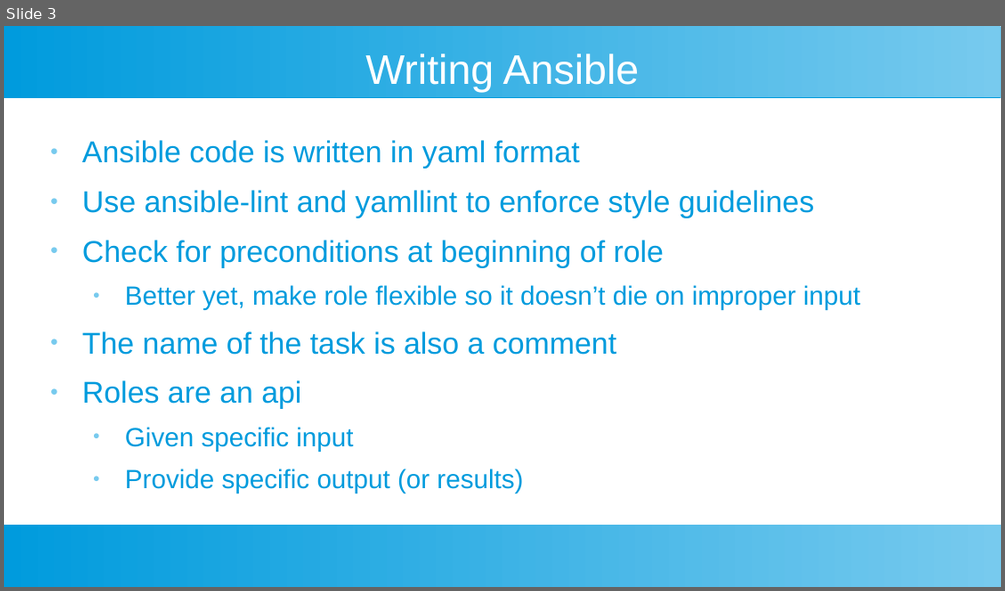
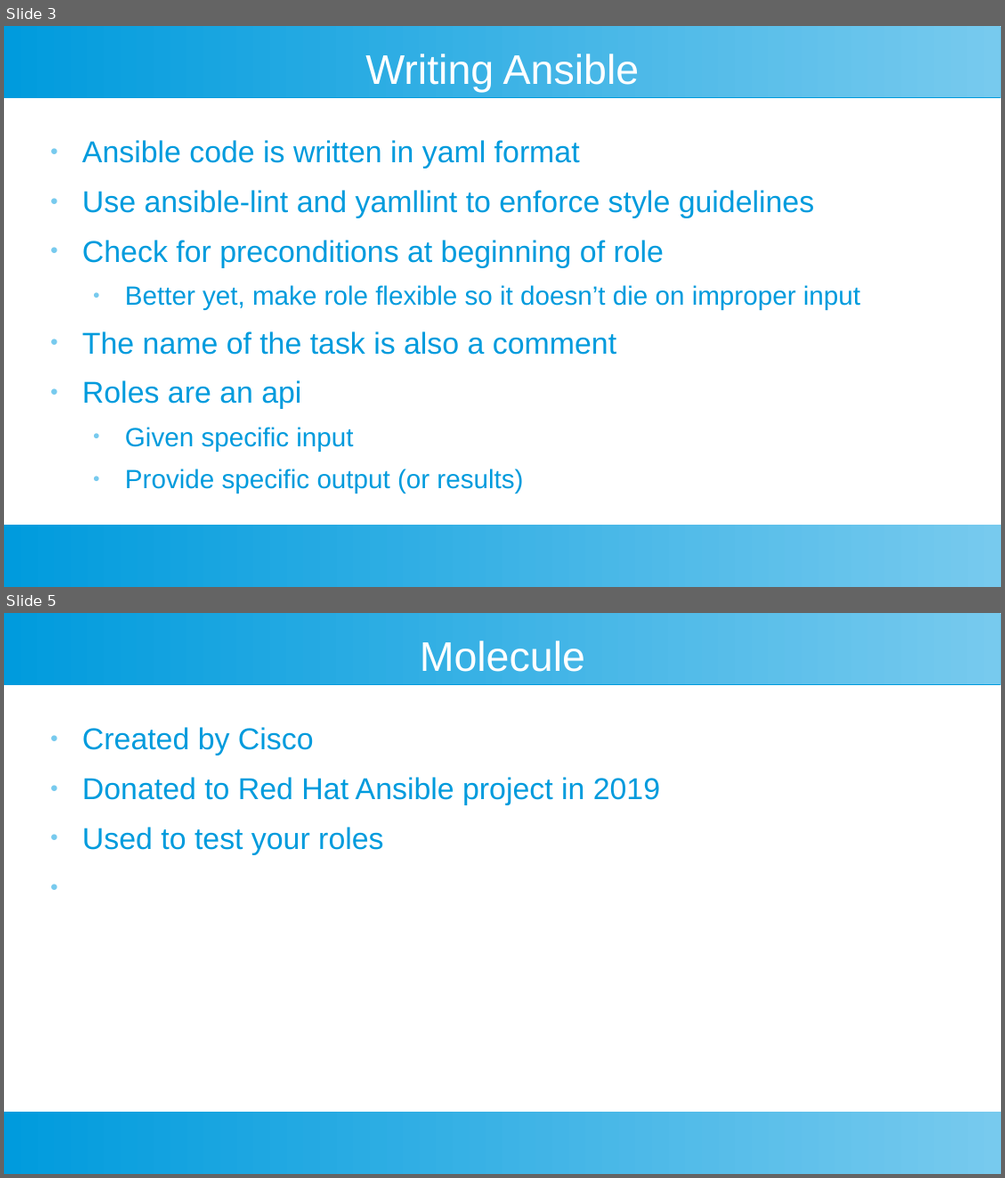
Before and after one commit to riffraff169/ansible-training, a slide deck: docs/ansible-slides.pptx. Shown one above the other, each under a label of ours: slide 3 before the commit, slides 3 and 5 after it; the slides between them are not shown. The pictures are 1005x591 and 1005x1178 pixels, drawn with LibreOffice and Linux fonts; fonts in the diff are those of the drawing. Boxes give left, top, right and bottom in pixels: in the first picture for what was removed or moved away, otherwise in the second. Text is boxed around its words. In the diff, an @@ line names an element or a change of style, - is before the commit and + after.

```diff
--- a/docs/ansible-slides.pptx
+++ b/docs/ansible-slides.pptx
@@ slide 5 added at [4,613,1001,1174], background #FFFFFF; not listed: 2 template elements that a slide beside it also shows @@
@@ text added at [420,641,585,672], 33 pt, text #FFFFFF @@
+Molecule
@@ text added at [82,727,660,854], 24 pt, text #009BDD @@
+● Created by Cisco
+● Donated to Red Hat Ansible project in 2019
+● Used to test your roles
```
Also in this commit, not shown: 4 other slides added, 1 slide removed.
